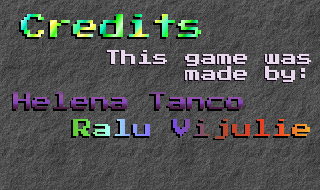
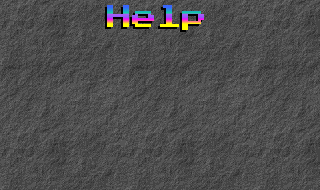
Comparing the layer stacks of the two 320 x 190 images. Changes:
hid "Helena Tanco" over [12, 92, 243, 111]
hid "This game was made by: ..." over [106, 50, 311, 83]
hid "Ralu Vijulie" over [71, 119, 310, 140]
hid "Credits" over [19, 14, 201, 39]
added layer "Help" above "Levels" over [105, 5, 204, 32]
